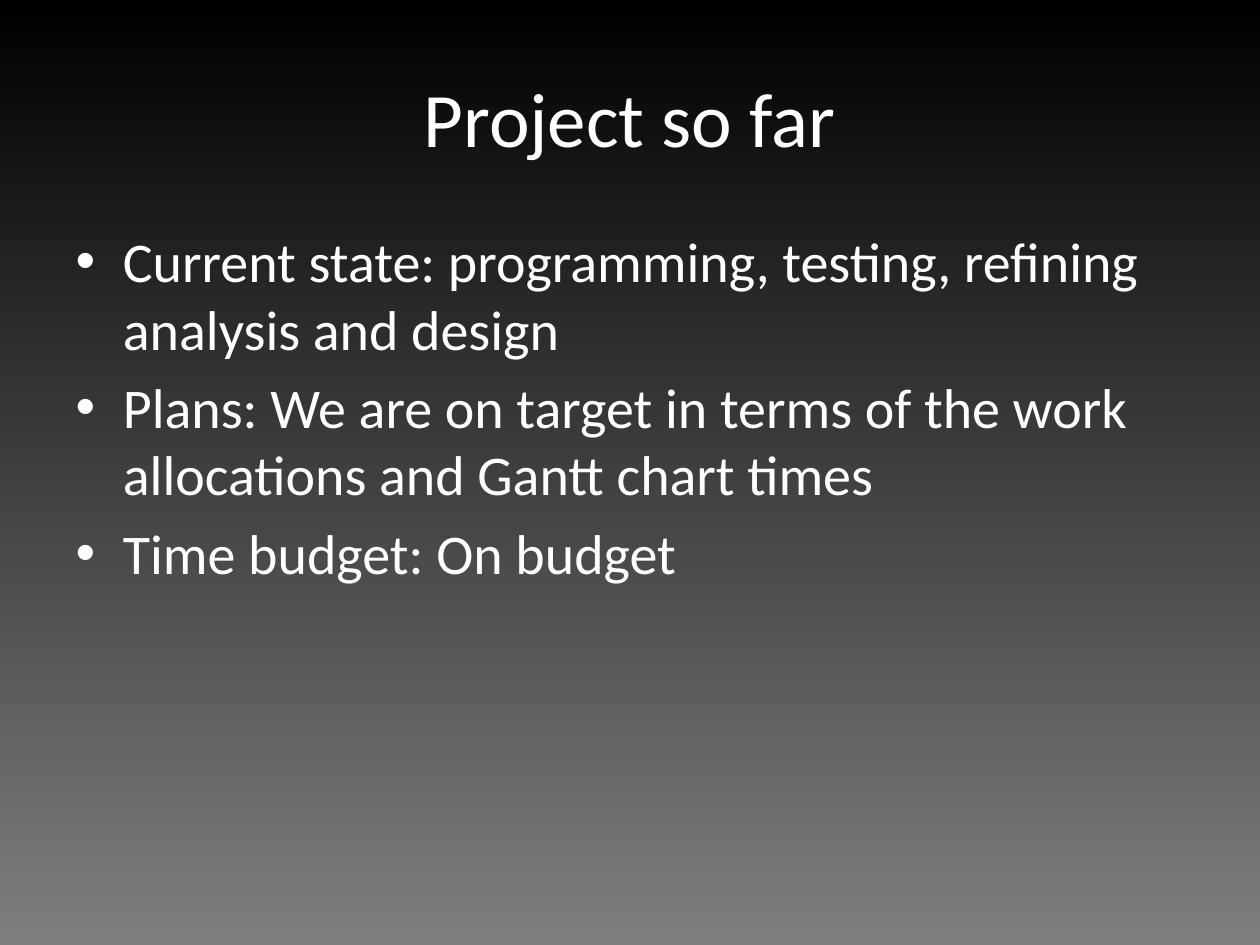
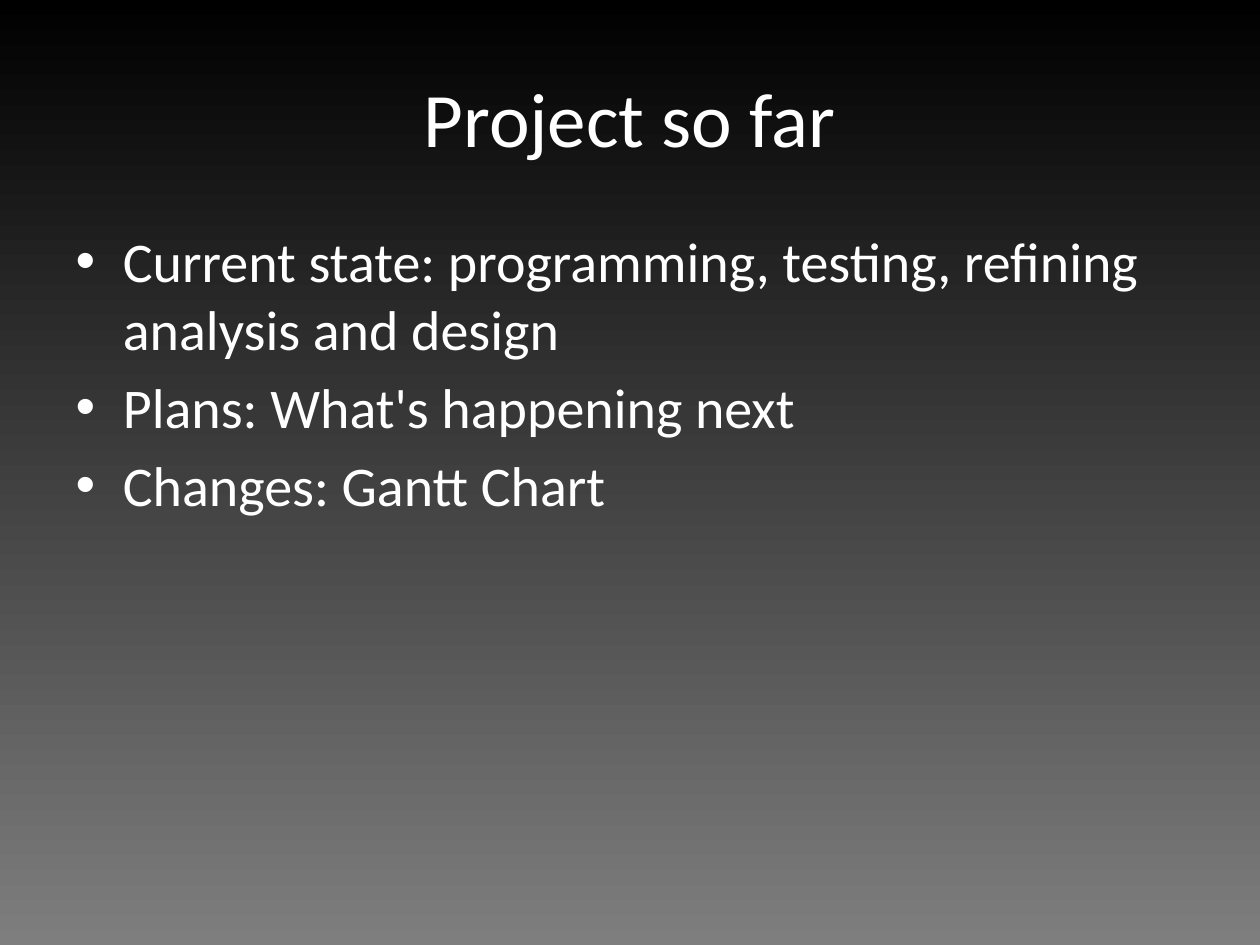
Before and after one commit to edderick/RunwayRedeclaration, a slide deck: slide 7 of doc/D2/Slides.pptx. Drawn at 1260x945 pixels with LibreOffice and Linux fonts; fonts in the diff are those of the drawing. Boxes give left, top, right and bottom in pixels: in the first picture for what was removed or moved away, otherwise in the second. Text is boxed around its words. In the diff, an @@ line names an element or a change of style, - is before the commit and + after.

Commit message:
Changed Slides

```diff
--- a/doc/D2/Slides.pptx
+++ b/doc/D2/Slides.pptx
@@ text at [123,389,795,516]: text changed @@
-• Plans: We are on target in terms of the work allocations and Gantt chart times
-• Time budget: On budget
+• Plans: What's happening next
+• Changes: Gantt Chart
```
